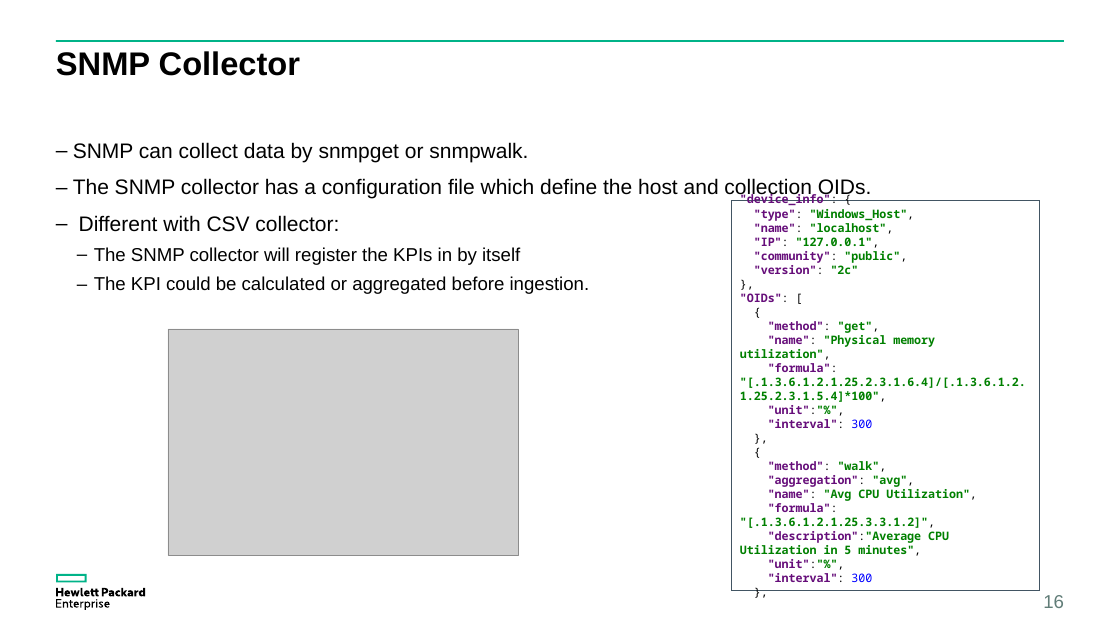
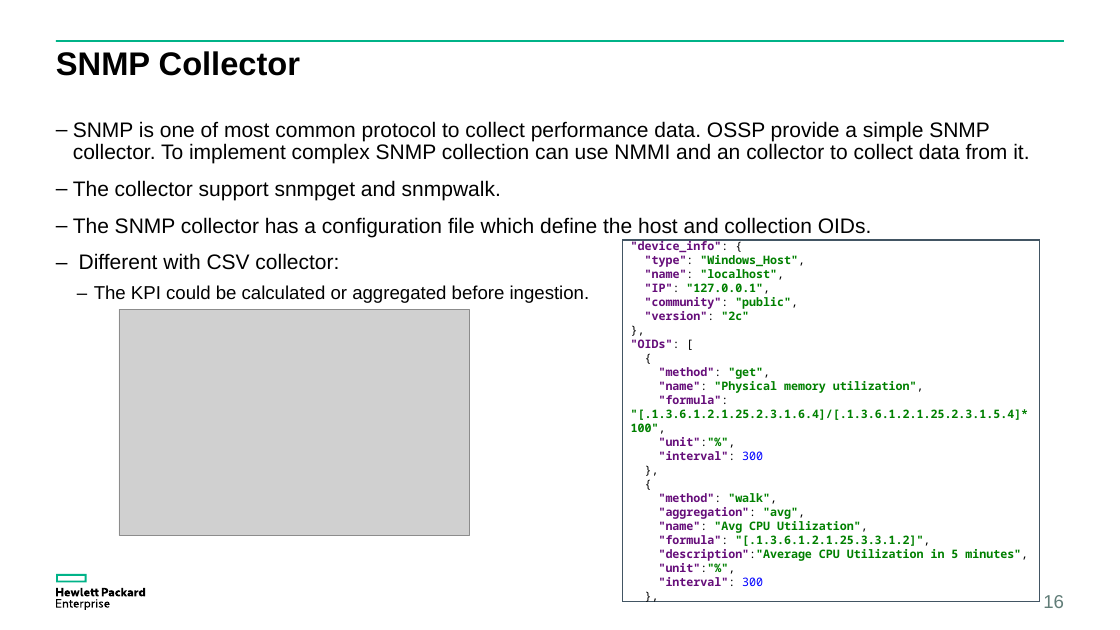
Before and after one commit to yzgang76/MPM, a slide deck: slide 16 of doc/OSSP V2.pptx. Drawn at 1120x630 pixels with LibreOffice and Linux fonts; fonts in the diff are those of the drawing; grey boxes stand for pictures. Boxes give left, top, right and bottom in pixels: in the first picture for what was removed or moved away, otherwise in the second. Text is boxed around its words. In the diff, an @@ line names an element or a change of style, - is before the commit and + after.

Commit message:
ossp

```diff
--- a/doc/OSSP V2.pptx
+++ b/doc/OSSP V2.pptx
@@ text "SNMP is one of most ...": place and size @@
-text "SNMP is one of most ..." at [73, 142, 872, 294]
+text "SNMP is one of most ..." at [73, 121, 1029, 303]
@@ text at [73, 121, 1029, 201]: text changed @@
-– SNMP can collect data by snmpget or snmpwalk.
+– SNMP is one of most common protocol to collect performance data. OSSP provide a simple SNMP collector. To implement complex SNMP collection can use NMMI and an collector to collect data from it.
+– The collector support snmpget and snmpwalk.
@@ rectangle ""device_info": { "type": "Windows_Host", "name": ...": place and size @@
-rectangle ""device_info": { "type": "Windows_Host", "name": ..." at [732, 201, 1040, 591]
+rectangle ""device_info": { "type": "Windows_Host", "name": ..." at [623, 240, 1040, 602]
@@ text at [94, 247, 520, 265]: paragraph removed @@
-  – The SNMP collector will register the KPIs in by itself
@@ picture: place and size @@
-picture at [168, 329, 518, 555]
+picture at [119, 309, 470, 535]
```
Also in this commit, not shown: 2 other slides changed, 1 slide added, 6 other files.
